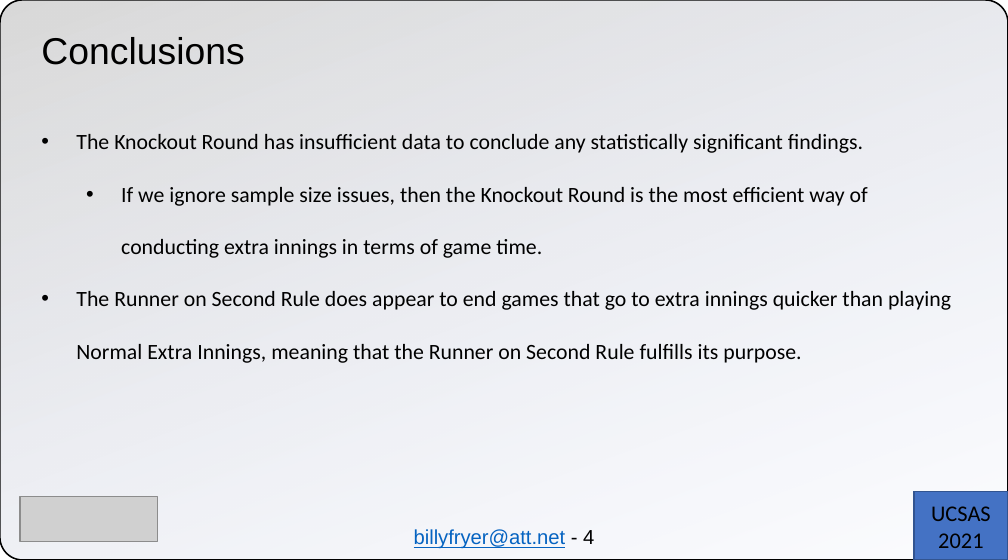
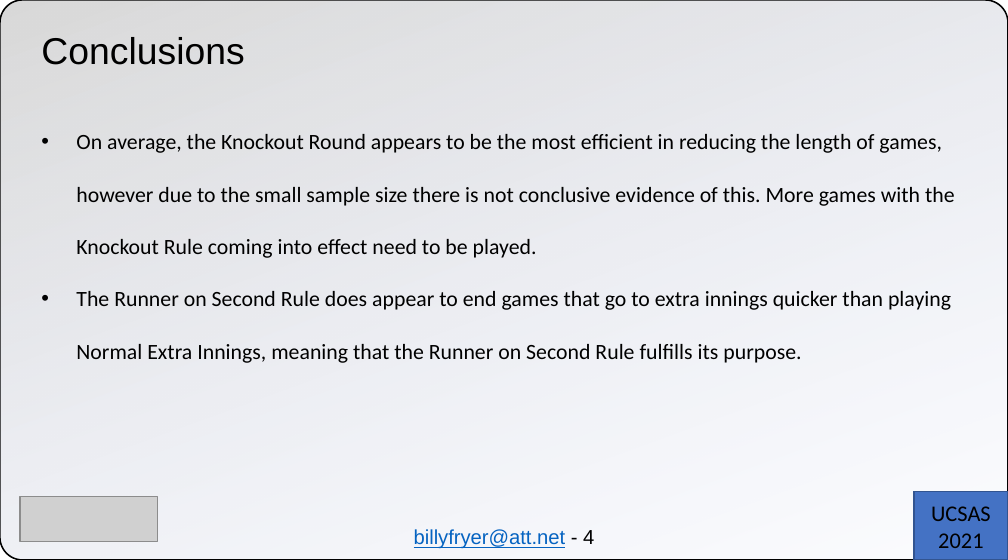
Before and after one commit to billyfryer/Pioneer-Project, a slide deck: slide 4 of UCSAS Slides.pptx. Drawn at 1008x560 pixels with LibreOffice and Linux fonts; fonts in the diff are those of the drawing; grey boxes stand for pictures. Boxes give left, top, right and bottom in pixels: in the first picture for what was removed or moved away, otherwise in the second. Text is boxed around its words. In the diff, an @@ line names an element or a change of style, - is before the commit and + after.

Commit message:
Recommitting files with 9/28 Updates
While editing the paper, I noticed that several changes needed to be made across multiple files. Changes included the color scheme in the violin plot, grammatical mistakes in the paper Rmd file, and increasing the size of the summary table in the Data Cleaning.R file.

```diff
--- a/UCSAS Slides.pptx
+++ b/UCSAS Slides.pptx
@@ text at [76,134,955,258]: text changed @@
-• The Knockout Round has insufficient data to conclude any statistically significant findings.
-  • If we ignore sample size issues, then the Knockout Round is the most efficient way of conducting extra innings in terms of game time.
+• On average, the Knockout Round appears to be the most efficient in reducing the length of games, however due to the small sample size there is not conclusive evidence of this. More games with the Knockout Rule coming into effect need to be played.
```
Also in this commit, not shown: 1 other slide changed, 4 other files.
